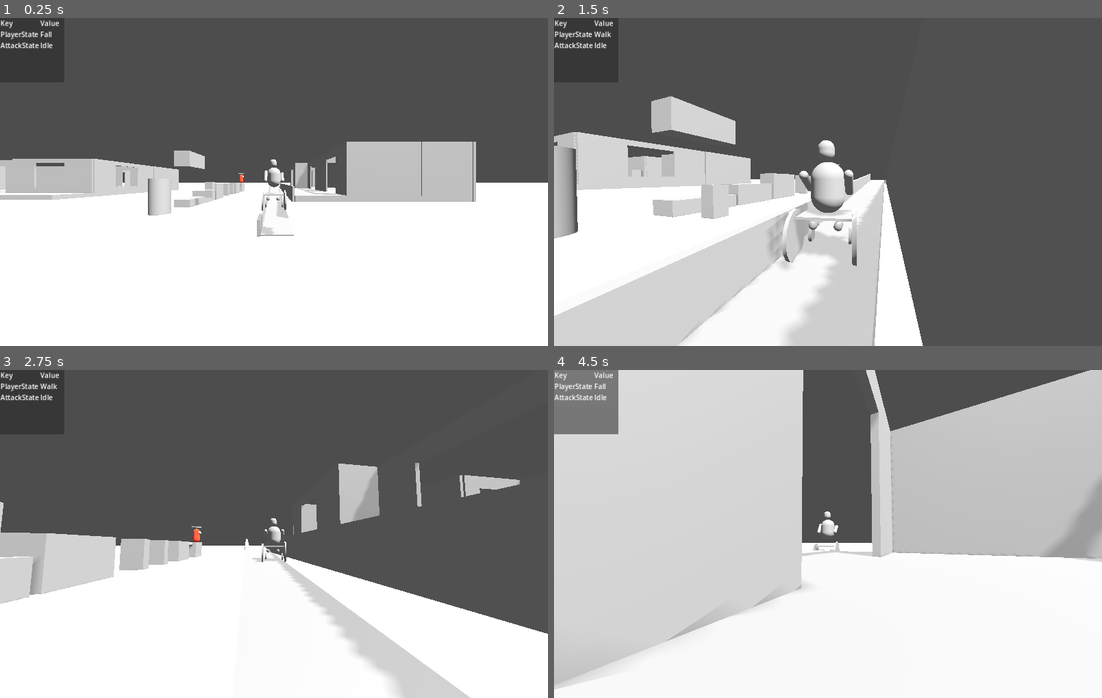
Above: before the commit, frames 1-4 (two rows, left to right).
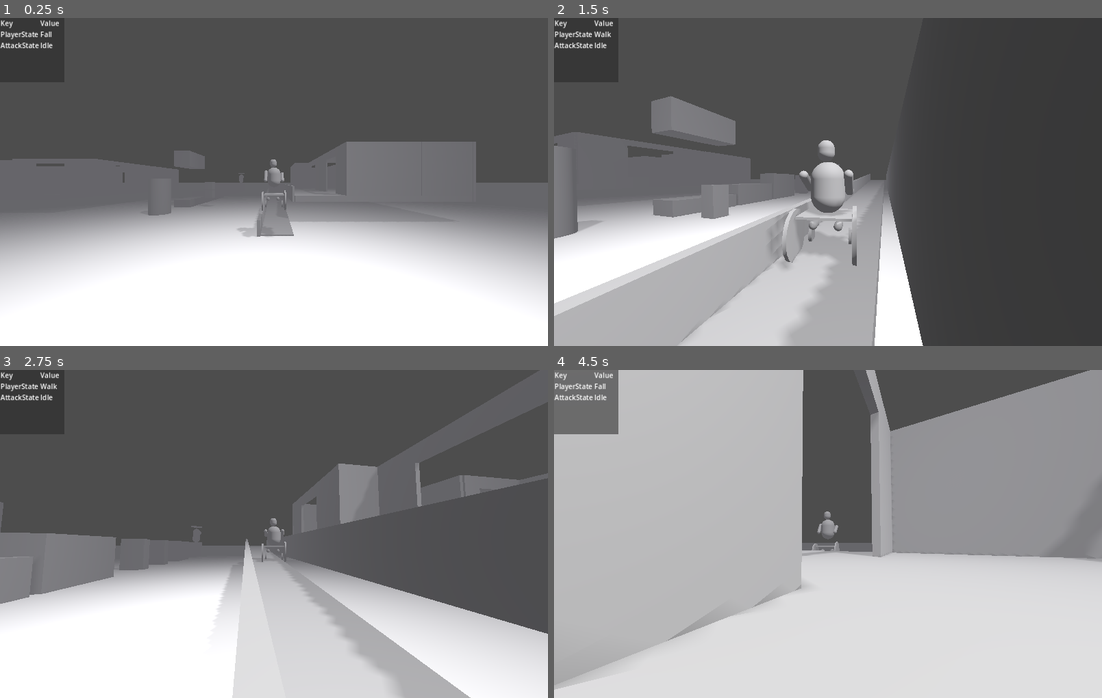
Above: after the commit, the same moments.

Repository: ee0pdt/godot-tps-test
Game: Godot game, scene res://main.tscn
Same seed, same stepped clock (60 frames per second), same inputs: the game is played once before the commit and once after it.
Inputs (mouse positions are in pixels of both pictures, inside the frame that each line leads up to):
- Up to frame 1 (0.25 s): no input
- Up to frame 2 (1.5 s): move the mouse to (855, 182) at 0.52 s; hold Up (forward) from 0.53 s (still down); click (855, 182) at 0.6 s; tap Space (jump) at 0.77 s; move the mouse to (800, 182) at 1.27 s; tap E (interact) at 1.35 s
- Up to frame 3 (2.75 s): keep holding Up (forward); tap Space (jump) at 1.52 s; move the mouse to (284, 527) at 2.02 s; click (284, 527) at 2.1 s
- Up to frame 4 (4.5 s): keep holding Up (forward); move the mouse to (822, 540) at 2.77 s; tap E (interact) at 2.85, 4.35 s; tap Space (jump) at 3.02, 3.77 s; move the mouse to (866, 537) at 3.52 s; click (866, 537) at 3.6 s; move the mouse to (784, 530) at 4.27 s

The runs differ from the first frame. In frame 1, 28% of the frame differs, in the area x 0-100%, y 37-84%; in frame 2, 32%; in frame 3, 26%; in frame 4, 88%, in the area x 0-100%, y 0-100%.

Commit message:
Adding fog

Diff:
--- a/main.tscn
+++ b/main.tscn
@@ -14,11 +14,26 @@
 [sub_resource type="ConcavePolygonShape3D" id="ConcavePolygonShape3D_ik7sy"]
 data = PackedVector3Array(500, 0, 500, -500, 0, 500, 500, 0, -500, -500, 0, 500, -500, 0, -500, 500, 0, -500)
 
+[sub_resource type="Curve" id="Curve_7q0ey"]
+_data = [Vector2(0, 0), 0.0, 0.594473, 0, 1, Vector2(0.609865, 0.362548), 0.0, 0.0, 0, 0, Vector2(1, 1), 1.63393, 0.0, 1, 0]
+point_count = 3
+
+[sub_resource type="CurveTexture" id="CurveTexture_fm1p8"]
+curve = SubResource("Curve_7q0ey")
+
 [sub_resource type="Environment" id="Environment_f0shl"]
 ambient_light_source = 2
 ambient_light_color = Color(1, 1, 1, 1)
-ambient_light_energy = 0.2
+ambient_light_energy = 0.1
 tonemap_mode = 2
+fog_enabled = true
+fog_light_color = Color(0.314886, 0.313623, 0.326172, 1)
+fog_sun_scatter = 0.1
+fog_density = 0.4
+adjustment_brightness = 2.24
+adjustment_contrast = 3.16
+adjustment_saturation = 0.01
+adjustment_color_correction = SubResource("CurveTexture_fm1p8")
 
 [sub_resource type="CylinderMesh" id="CylinderMesh_5aywl"]
 
--- a/wheelchair_house/wheelchair_house.tscn
+++ b/wheelchair_house/wheelchair_house.tscn
@@ -1,4 +1,6 @@
-[gd_scene format=3 uid="uid://d26nlrf11add3"]
+[gd_scene load_steps=2 format=3 uid="uid://d26nlrf11add3"]
+
+[ext_resource type="PackedScene" uid="uid://cn56obvxmli6u" path="res://assets/low_poly_old_sofa_with_bake_normal.glb" id="1_gg0db"]
 
 [node name="WheelchairHouse" type="Node3D"]
 
@@ -229,3 +231,6 @@
 transform = Transform3D(-4.36091e-08, 0.0683635, -0.99766, 2.98827e-09, 0.99766, 0.0683635, 1, 0, -4.37114e-08, 2.89675, 0.765529, 2.49171)
 use_collision = true
 size = Vector3(0.103505, 0.51626, 15.3638)
+
+[node name="Sketchfab_Scene" parent="Floor5" instance=ExtResource("1_gg0db")]
+transform = Transform3D(-4.36091e-08, 2.98827e-09, 1, 0.0683636, 0.997661, -1.22175e-16, -0.997661, 0.0683636, -4.37114e-08, -5.52036, 0.0454603, 4.0292)
Binary file added: assets/low_poly_old_sofa_with_bake_normal.glb
Not shown, added: assets/low_poly_old_sofa_with_bake_normal.glb.import
Binary file added: assets/low_poly_old_sofa_with_bake_normal_0.jpg
Not shown, added: assets/low_poly_old_sofa_with_bake_normal_0.jpg.import
Binary file added: assets/low_poly_old_sofa_with_bake_normal_1.png
Not shown, added: assets/low_poly_old_sofa_with_bake_normal_1.png.import
Binary file added: assets/low_poly_old_sofa_with_bake_normal_2.png
Not shown, added: assets/low_poly_old_sofa_with_bake_normal_2.png.import
Binary file added: assets/low_poly_old_sofa_with_bake_normal_3.jpg
Not shown, added: assets/low_poly_old_sofa_with_bake_normal_3.jpg.import
Binary file added: assets/low_poly_old_sofa_with_bake_normal_4.png
Not shown, added: assets/low_poly_old_sofa_with_bake_normal_4.png.import
(and 10 more such lines)
